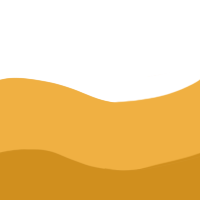
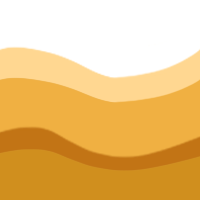
Layers edited between the first and the second 200 × 200 image:
added group "Group 1" with 6 layers over [0, 46, 200, 171]
moved "Layer 1" into group "Group 1" over [0, 149, 200, 171]
added layer "Layer 1 copy" in group "Group 1" over [0, 126, 200, 171]
moved "Layer 0" into group "Group 1" over [0, 72, 200, 171]
added layer "Layer 0 copy" in group "Group 1" over [0, 46, 200, 171]
